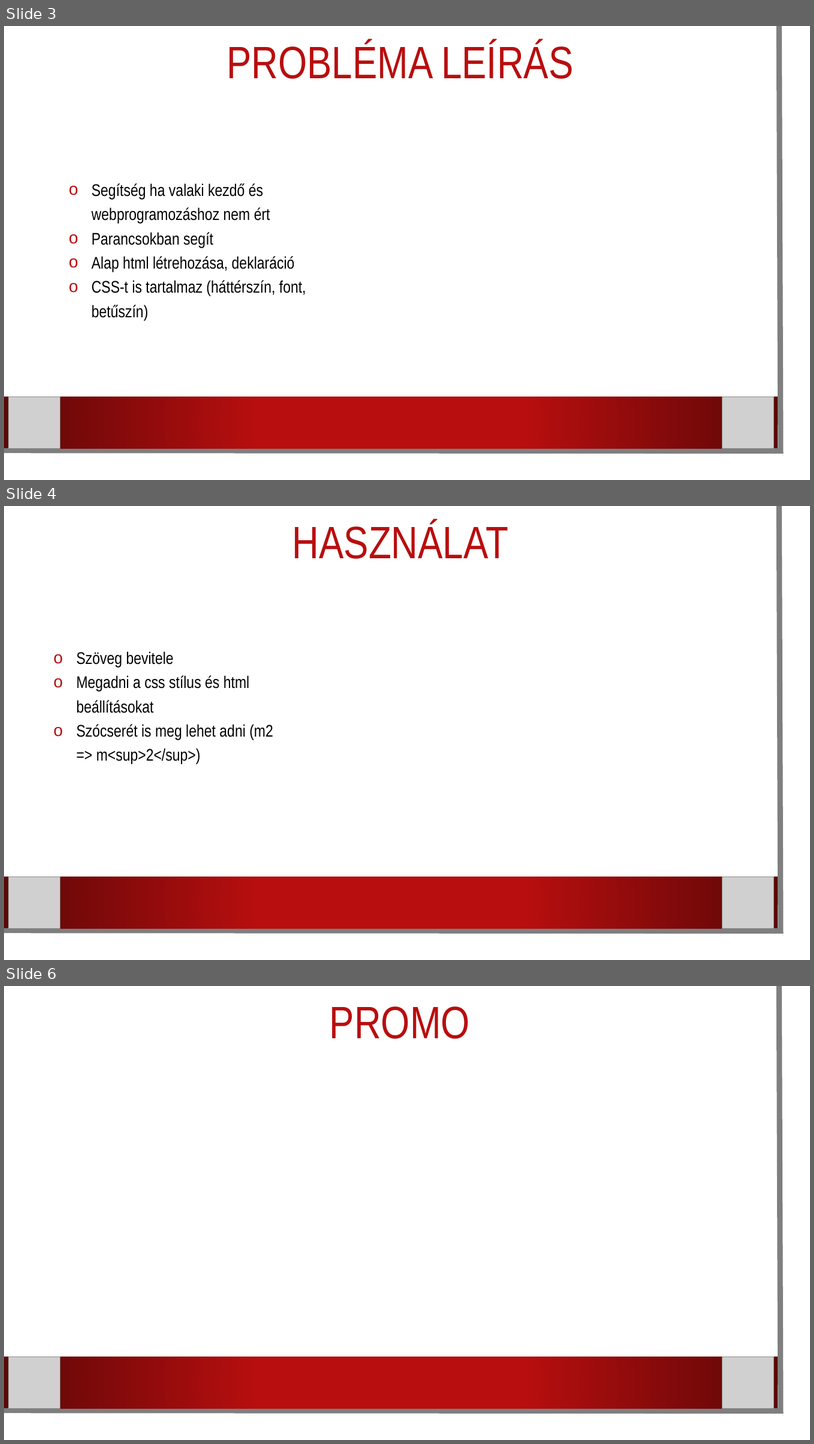
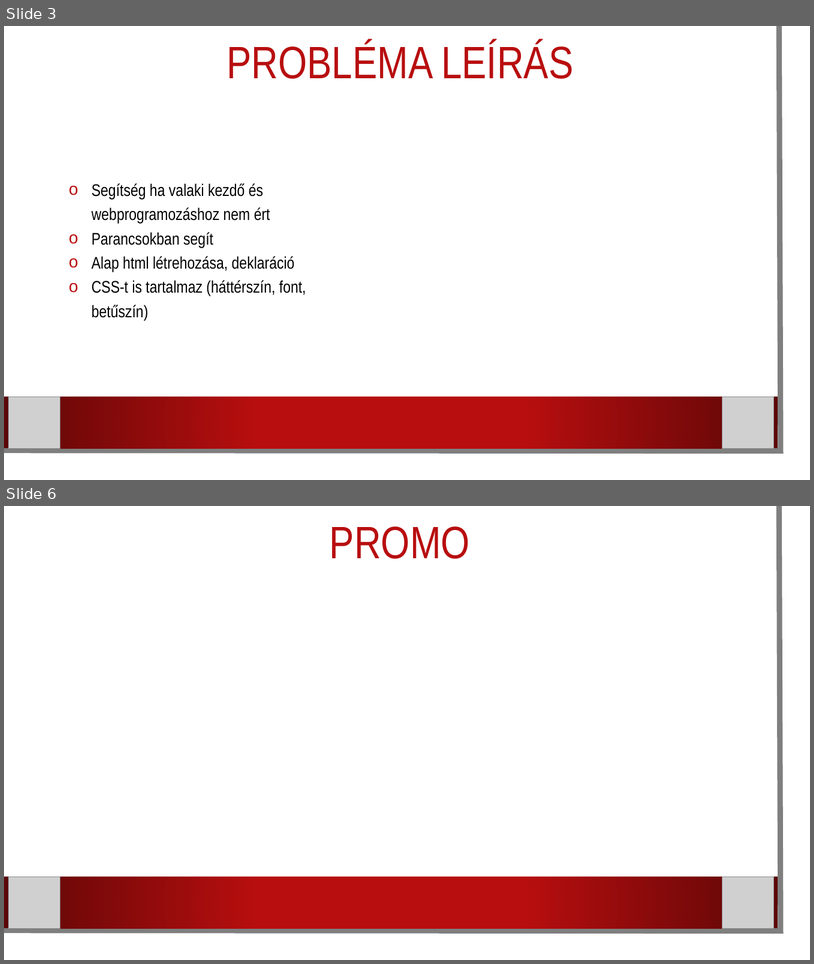
Before and after one commit to karpatililiana/Csapatmunka2.0, a slide deck: Programbemutató.pptx. Shown one above the other, each under a label of ours: slides 3, 4 and 6 before the commit, slides 3 and 6 after it; the slides between them are not shown. The pictures are 814x1444 and 814x964 pixels, drawn with LibreOffice and Linux fonts; fonts in the diff are those of the drawing; grey boxes stand for pictures; background and template pictures are left out. Boxes give left, top, right and bottom in pixels: in the first picture for what was removed or moved away, otherwise in the second. Text is boxed around its words. In the diff, an @@ line names an element or a change of style, - is before the commit and + after.

Commit message:
Használat félig és Igények leírása és rendezése

```diff
--- a/Programbemutató.pptx
+++ b/Programbemutató.pptx
@@ slide 4 removed at bbox=[4, 506, 810, 960], background picture (left out); not listed: 2 template elements that a slide beside it also shows @@
@@ title removed at bbox=[293, 522, 509, 559] @@
-HASZNÁLAT
@@ text removed at bbox=[77, 651, 273, 764] @@
-o Szöveg bevitele
-o Megadni a css stílus és html beállításokat
-o Szócserét is meg lehet adni (m2 => m<sup>2</sup>)
@@ picture removed at bbox=[8, 876, 60, 928] @@
@@ picture removed at bbox=[723, 876, 774, 928] @@
```
Also in this commit, not shown: 2 slides changed, 1 slide added.
